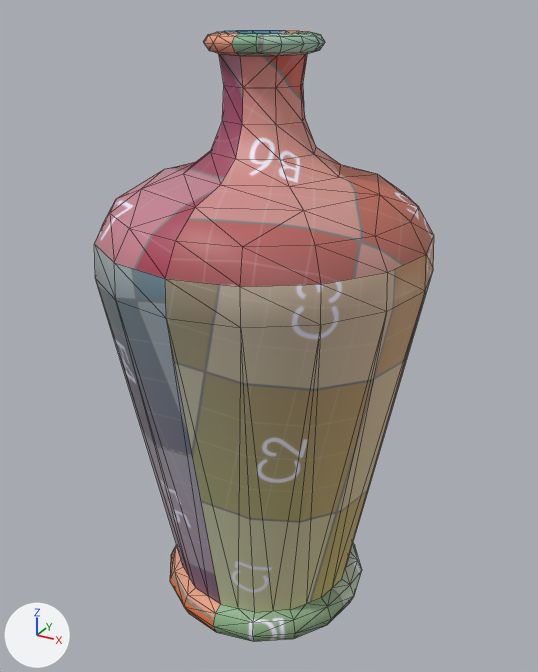
Renders of the FBX model Assets/Models/LD Elements/Breakables/MediumVase/MediumVase_LOW.fbx from each side of a commit.
Both versions are drawn from a 50 mm camera at (1.15, -2.06, 2.137) aimed at (0.001, 0.028, 1.092). The lights are fixed; the arrows at lower left show +X, +Y and +Z. Mesh edges are drawn as thin lines.

Objects in the first picture: 'MediumVase_LOW.001'.
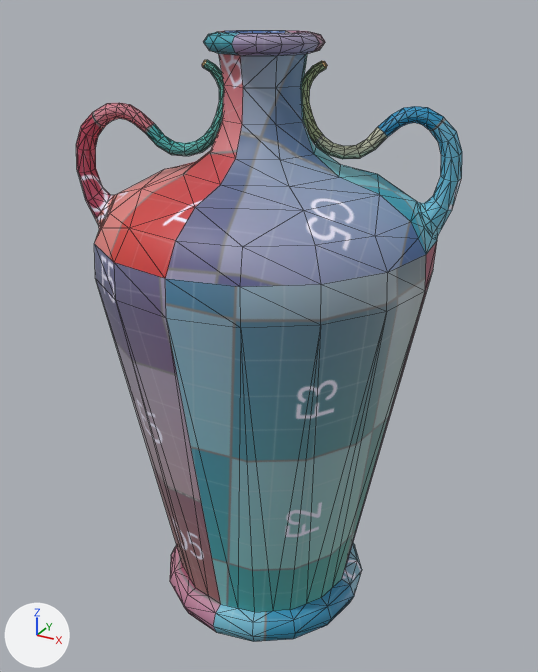
Location of each change, [x1, y1, x2, y2] in pixels of the pictures (538 x 672 px):
'MediumVase_LOW.001', reshaped (13% wider)
    before: [94, 30, 434, 642]
    after: [76, 30, 462, 642]
part 1 of me_plane_005, built on
    before: [96, 30, 434, 268]
    after: [76, 31, 462, 290]
part 2 of me_plane_005, surface changed
    both: [94, 30, 433, 642]

What the commit changed:
me_plane_005 is used by ob_mediumvase_low_001; location (0.0, 0.0, 0.0).
me_plane_005 had 354 vertices, 688 faces and spanned x -0.55..0.55, y -0.55..0.55, z 0.0..2.07.
me_plane_005 now has 750 vertices, 1488 faces and spans x -0.56..0.56, y -0.55..0.55, z 0.0..2.07.
me_plane_005 part 1: 12 vertices removed from x -0.5..0.5, y -0.21..0.21, z 1.48..2.04; 424 vertices added at x -0.56..0.56, y -0.36..0.36, z 1.46..2.07.
me_plane_005 part 2: 509 kept faces spanning x -0.55..0.55, y -0.55..0.55, z 0.0..2.07 get new texture (UV) coordinates.
